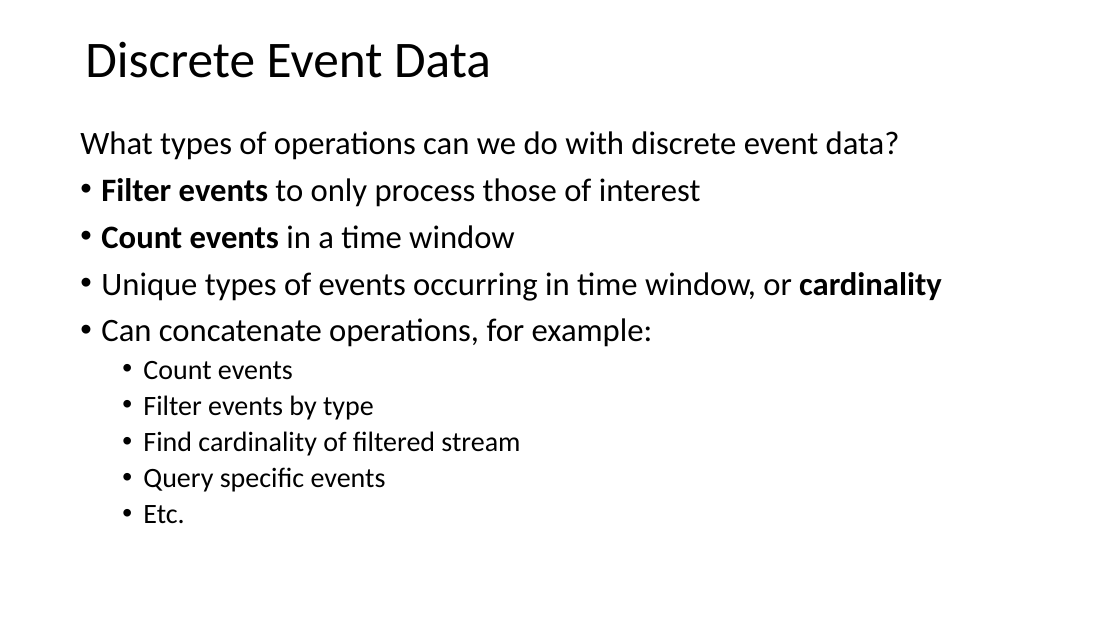
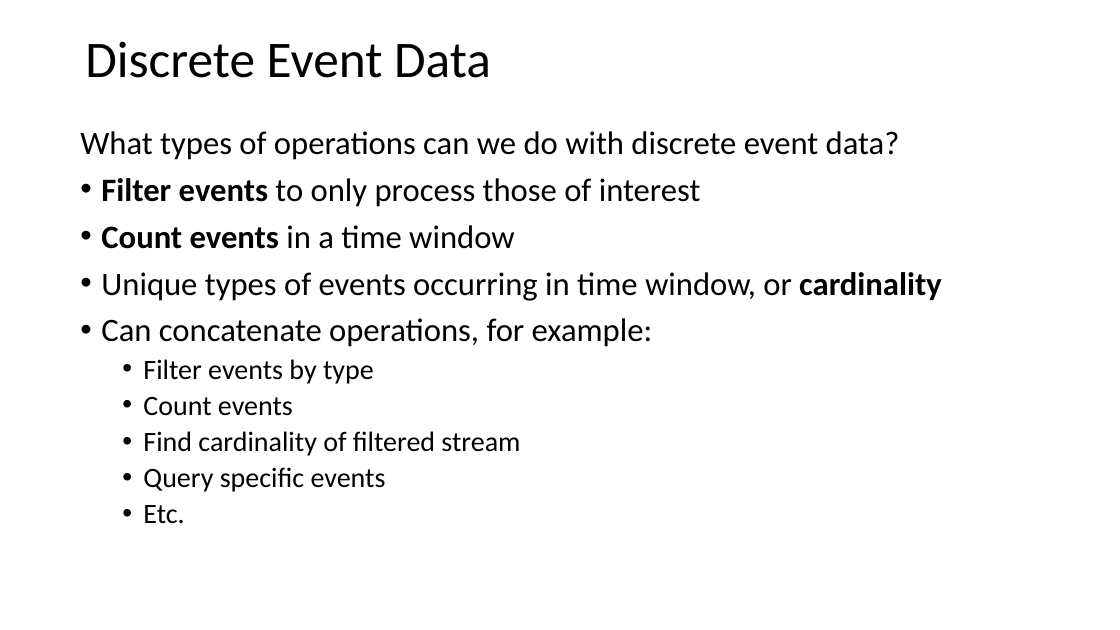
Before and after one commit to StephenElston/CSCI-E-108, a slide deck: slide 26 of slides/3_StreamingAnalytics.pptx. Drawn at 1120x630 pixels with LibreOffice and Linux fonts; fonts in the diff are those of the drawing. Boxes give left, top, right and bottom in pixels: in the first picture for what was removed or moved away, otherwise in the second. Text is boxed around its words. In the diff, an @@ line names an element or a change of style, - is before the commit and + after.

```diff
--- a/slides/3_StreamingAnalytics.pptx
+++ b/slides/3_StreamingAnalytics.pptx
@@ text at (143, 359, 374, 384): paragraph added @@
+  • Filter events by type
@@ text at (143, 395, 374, 420): paragraph removed @@
-  • Filter events by type
```
Also in this commit, not shown: 5 other slides changed, 5 slides added.
